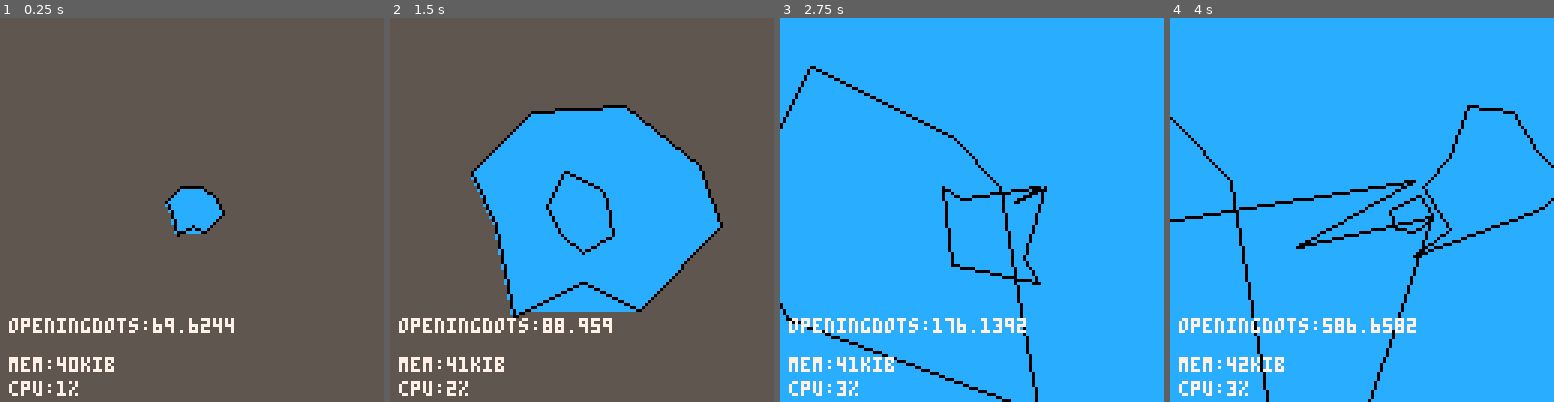
Above: before the commit, frames 1-4 (left to right).
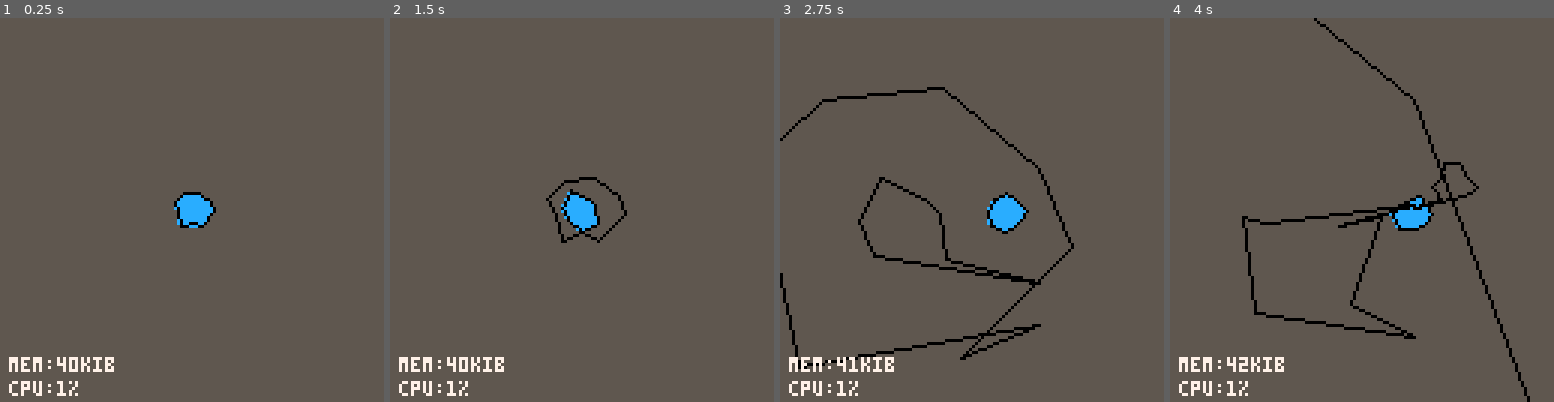
Above: after the commit, the same moments.

Repository: Heisaa/Pico-8
Game: PICO-8 cartridge carts/falling.p8
Two runs of this game, one before a commit and one after it. Both use one fixed random seed, a clock stepped at 60 frames per second and the inputs below.
Inputs:
- Up to frame 1 (0.25 s): no input
- Up to frame 2 (1.5 s): no input
- Up to frame 3 (2.75 s): hold Right 1.6-2.1 s; hold Up 2.15-2.42 s; hold Right from 2.47 s (still down)
- Up to frame 4 (4 s): release Right at 3.03 s; hold Left 3.08-3.58 s; hold Down 3.63-3.97 s

The runs differ from the first frame. In frame 1, 1.9% of the frame differs, in the area x 2-61%, y 43-83%; in frame 2, 27%; in frame 3, 99%; in frame 4, 99%, in the area x 0-100%, y 0-100%.

Commit message:
started tunnel

Diff:
--- a/carts/falling.p8
+++ b/carts/falling.p8
@@ -43,11 +43,6 @@
  if #alldots>5 then
   del(alldots,alldots[1])
  end
-end
-
-function opening()
- openingdots=alldots[#alldots]
- --return openingdots
 end
 
 function drawpoly(arr)
@@ -160,18 +155,16 @@
 function _init()
  cls(bgcol)
  makedots()
- opening()
 end
 
 function _update()
  if timer==cavespawn then
   makedots()
-  --opening()
   timer=0
  end
  timer+=1
 
- for i=1,#alldots do
+ for i=1,#alldots-1 do
   growcave(alldots[i])
  end
  --move opening
@@ -190,14 +183,13 @@
 function _draw()
  cls(bgcol)
 
- render_poly(extractv(openingdots,11))
+ render_poly(extractv(alldots[#alldots],11))
 
  for i=1,#alldots do
   drawpoly(alldots[i])
  end
 
  --debug
- print("openingdots:"..openingdots[1][2],3,100,7)
  print("mem:"..round(stat(0)).."kib",3,113,7)
  print("cpu:"..round(stat(2)*100).."%",3,121,7)
 end
--- /dev/null
+++ b/carts/tunnel.p8
@@ -0,0 +1,50 @@
+pico-8 cartridge // http://www.pico-8.com
+version 15
+__lua__
+amount=25
+rr=15
+ox=64
+oy=64
+r=5
+c=1
+m=0
+
+function _init()
+	cls()
+ for g=1,10 do
+  for i=0,1-1/amount,1/amount do
+
+   x=sin(i+m)*rr+ox
+   y=cos(i+m)*rr+oy
+
+   circfill(x,y,r,c)
+  end
+  rr+=10
+  r+=1
+  m+=rnd(0.5)
+  c+=1
+ end
+end
+
+--function _update60()
+
+--end
+
+function _draw()
+ cls()
+ rr=15
+ r=5
+ for g=1,10 do
+  for i=0,1-1/amount,1/amount do
+
+   x=sin(i+m)*rr+ox
+   y=cos(i+m)*rr+oy
+
+   circfill(x,y,r,c)
+  end
+  rr+=10
+  r+=1
+  m+=rnd(0.5)
+  c+=1
+ end
+end
